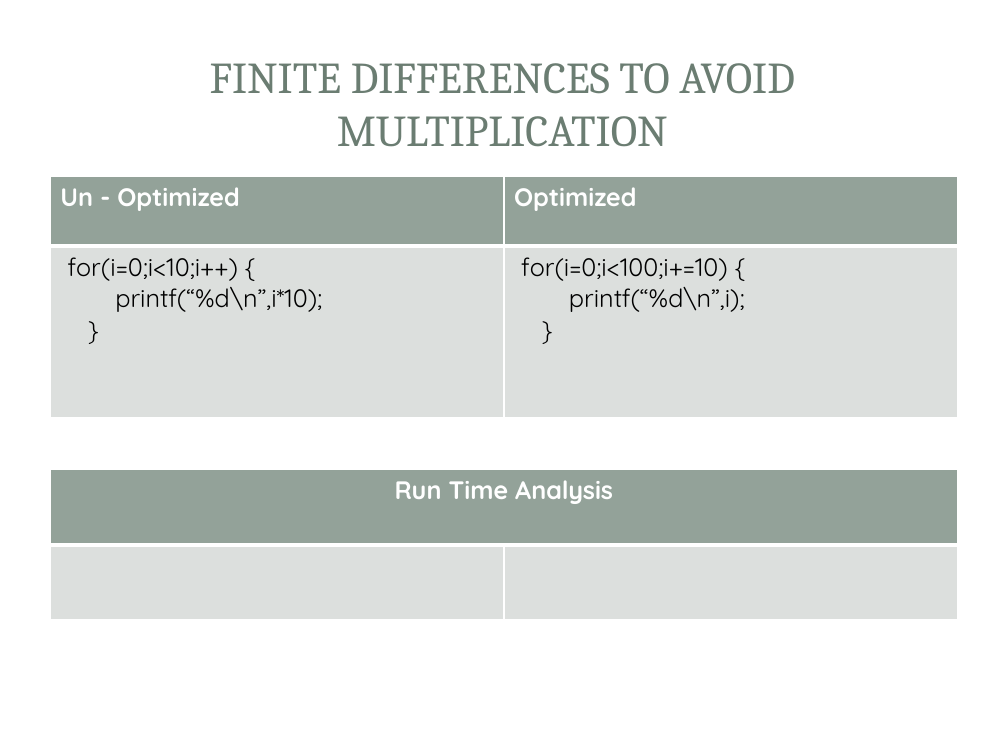
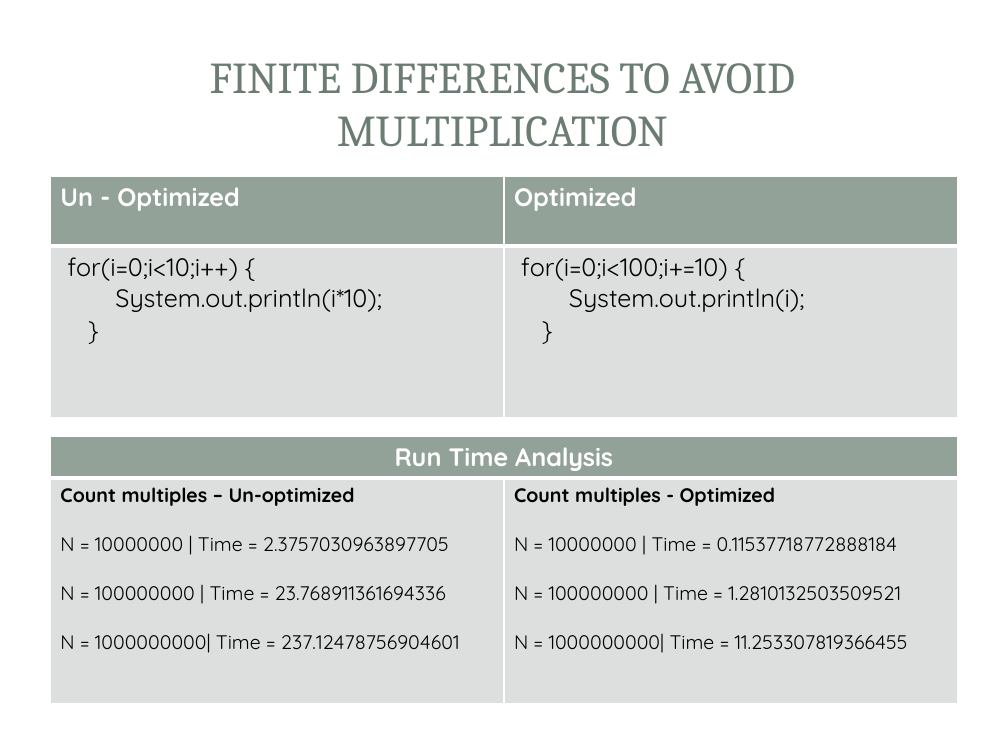
Before and after one commit to saiyamsethi5/4tb3-static-analysis, a slide deck: slide 6 of Presentation/Presentation.pptx (slide 8 before the commit). Drawn at 1008x756 pixels with LibreOffice and Linux fonts; fonts in the diff are those of the drawing; background and template pictures are left out. Boxes give left, top, right and bottom in pixels: in the first picture for what was removed or moved away, otherwise in the second. Text is boxed around its words. In the diff, an @@ line names an element or a change of style, - is before the commit and + after.

```diff
--- a/Presentation/Presentation.pptx
+++ b/Presentation/Presentation.pptx
@@ table at (50, 176, 958, 417) @@
-row 2, column 1: for(i=0;i<10;i++) { / printf(“%d\n”,i*10); / }
+row 2, column 1: for(i=0;i<10;i++) { / System.out.println(i*10); / }
-row 2, column 2: for(i=0;i<100;i+=10) { / printf(“%d\n”,i); / }
+row 2, column 2: for(i=0;i<100;i+=10) { / System.out.println(i); / }
@@ table at (50, 436, 958, 702) @@
-row 2, column 1: 
+row 2, column 1: Count multiples – Un-optimized / N = 10000000 | Time = 2.3757030963897705 / N = 100000000 | Time = 23.768911361694336 / N = 1000000000| Time = 237.12478756904601
-row 2, column 2: 
+row 2, column 2: Count multiples - Optimized / N = 10000000 | Time = 0.11537718772888184 / N = 100000000 | Time = 1.2810132503509521 / N = 1000000000| Time = 11.253307819366455
@@ table: place and size @@
-table at (50, 470, 958, 620)
+table at (50, 436, 958, 702)
```
Also in this commit, not shown: 5 other slides changed, 2 slides removed.
